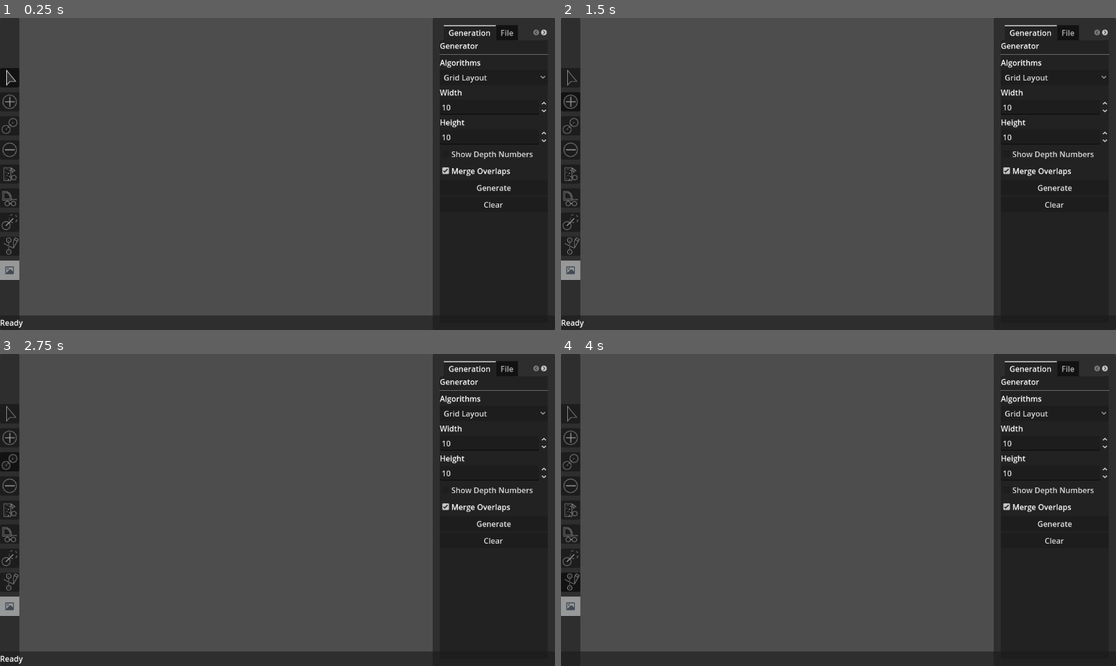
Above: before the commit, frames 1-4 (two rows, left to right).
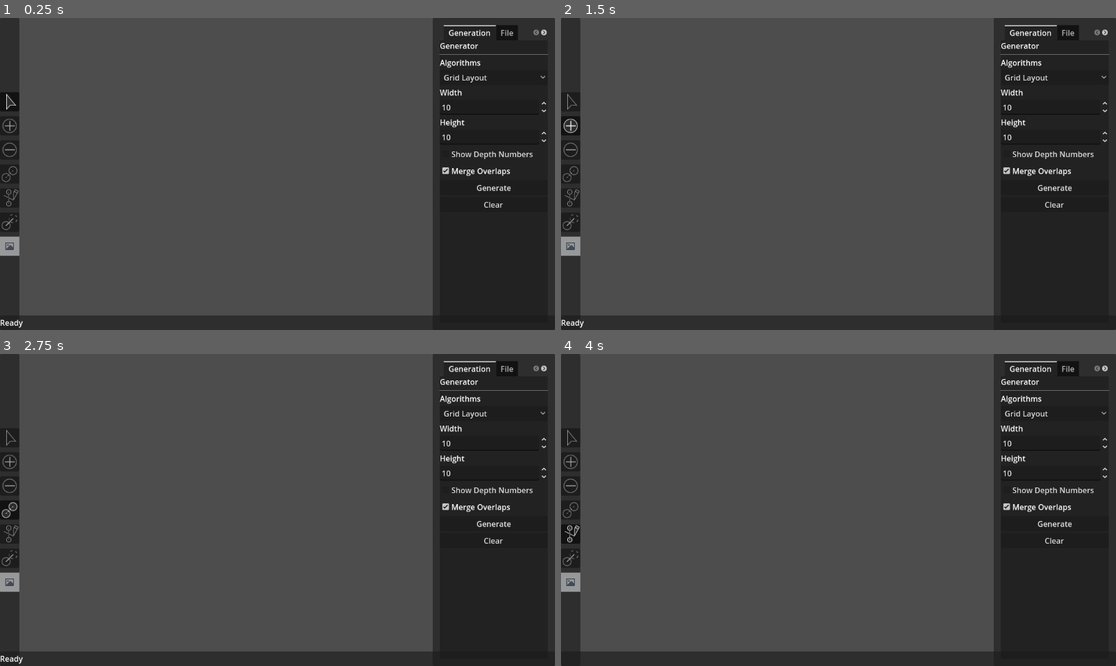
Above: after the commit, the same moments.

Repository: Code-SorceryLab/Procedural-Graph-Tools
Game: Godot game, scene res://scenes/game_player.tscn
The game is run twice, just before and just after one commit, with the same random seed, the same clock (stepped at 60 frames per second) and the same inputs.
Inputs (mouse positions are in pixels of both pictures, inside the frame that each line leads up to; where the layout moved, square brackets give the same spot in the first picture):
- Up to frame 1 (0.25 s): no input
- Up to frame 2 (1.5 s): click (572, 102) [572, 77] at 0.5 s; click (572, 127) [572, 102] at 1.25 s
- Up to frame 3 (2.75 s): click (11, 510) [11, 463] at 2 s
- Up to frame 4 (4 s): click (572, 510) at 2.77 s; click (572, 534) [572, 581] at 3.5 s

The runs differ from the first frame. In frame 1, 0.9% of the frame differs, in the area x 0-4%, y 16-84%; in frame 2, 0.7%; in frame 3, 0.7%; in frame 4, 0.7%.

Commit message:
ToolBar Button keybinds rework

Diff:
--- a/graph-tools/project.godot
+++ b/graph-tools/project.godot
@@ -14,3 +14,78 @@
 run/main_scene="uid://b4kjmis7vpbxa"
 config/features=PackedStringArray("4.5", "Forward Plus")
 config/icon="res://icon.svg"
+
+[input]
+
+tool_select={
+"deadzone": 0.2,
+"events": [Object(InputEventKey,"resource_local_to_scene":false,"resource_name":"","device":-1,"window_id":0,"alt_pressed":false,"shift_pressed":false,"ctrl_pressed":false,"meta_pressed":false,"pressed":false,"keycode":0,"physical_keycode":49,"key_label":0,"unicode":49,"location":0,"echo":false,"script":null)
+]
+}
+tool_add={
+"deadzone": 0.2,
+"events": [Object(InputEventKey,"resource_local_to_scene":false,"resource_name":"","device":-1,"window_id":0,"alt_pressed":false,"shift_pressed":false,"ctrl_pressed":false,"meta_pressed":false,"pressed":false,"keycode":0,"physical_keycode":50,"key_label":0,"unicode":50,"location":0,"echo":false,"script":null)
+]
+}
+tool_delete={
+"deadzone": 0.2,
+"events": [Object(InputEventKey,"resource_local_to_scene":false,"resource_name":"","device":-1,"window_id":0,"alt_pressed":false,"shift_pressed":false,"ctrl_pressed":false,"meta_pressed":false,"pressed":false,"keycode":0,"physical_keycode":51,"key_label":0,"unicode":51,"location":0,"echo":false,"script":null)
+]
+}
+tool_connect={
+"deadzone": 0.2,
+"events": [Object(InputEventKey,"resource_local_to_scene":false,"resource_name":"","device":-1,"window_id":0,"alt_pressed":false,"shift_pressed":false,"ctrl_pressed":false,"meta_pressed":false,"pressed":false,"keycode":0,"physical_keycode":52,"key_label":0,"unicode":52,"location":0,"echo":false,"script":null)
+]
+}
+edit_copy={
+"deadzone": 0.2,
+"events": [Object(InputEventKey,"resource_local_to_scene":false,"resource_name":"","device":-1,"window_id":0,"alt_pressed":false,"shift_pressed":false,"ctrl_pressed":true,"meta_pressed":false,"pressed":false,"keycode":0,"physical_keycode":67,"key_label":0,"unicode":0,"location":0,"echo":false,"script":null)
+]
+}
+edit_cut={
+"deadzone": 0.2,
+"events": [Object(InputEventKey,"resource_local_to_scene":false,"resource_name":"","device":-1,"window_id":0,"alt_pressed":false,"shift_pressed":false,"ctrl_pressed":true,"meta_pressed":false,"pressed":false,"keycode":0,"physical_keycode":88,"key_label":0,"unicode":0,"location":0,"echo":false,"script":null)
+]
+}
+edit_paste={
+"deadzone": 0.2,
+"events": [Object(InputEventKey,"resource_local_to_scene":false,"resource_name":"","device":-1,"window_id":0,"alt_pressed":false,"shift_pressed":false,"ctrl_pressed":true,"meta_pressed":false,"pressed":false,"keycode":0,"physical_keycode":86,"key_label":0,"unicode":0,"location":0,"echo":false,"script":null)
+]
+}
+edit_delete={
+"deadzone": 0.2,
+"events": [Object(InputEventKey,"resource_local_to_scene":false,"resource_name":"","device":-1,"window_id":0,"alt_pressed":false,"shift_pressed":false,"ctrl_pressed":false,"meta_pressed":false,"pressed":false,"keycode":0,"physical_keycode":4194308,"key_label":0,"unicode":0,"location":0,"echo":false,"script":null)
+, Object(InputEventKey,"resource_local_to_scene":false,"resource_name":"","device":-1,"window_id":0,"alt_pressed":false,"shift_pressed":false,"ctrl_pressed":false,"meta_pressed":false,"pressed":false,"keycode":0,"physical_keycode":4194312,"key_label":0,"unicode":0,"location":0,"echo":false,"script":null)
+]
+}
+file_save={
+"deadzone": 0.2,
+"events": [Object(InputEventKey,"resource_local_to_scene":false,"resource_name":"","device":-1,"window_id":0,"alt_pressed":false,"shift_pressed":false,"ctrl_pressed":true,"meta_pressed":false,"pressed":false,"keycode":0,"physical_keycode":83,"key_label":0,"unicode":0,"location":0,"echo":false,"script":null)
+]
+}
+file_undo={
+"deadzone": 0.2,
+"events": [Object(InputEventKey,"resource_local_to_scene":false,"resource_name":"","device":-1,"window_id":0,"alt_pressed":false,"shift_pressed":false,"ctrl_pressed":true,"meta_pressed":false,"pressed":false,"keycode":0,"physical_keycode":90,"key_label":0,"unicode":0,"location":0,"echo":false,"script":null)
+]
+}
+file_redo={
+"deadzone": 0.2,
+"events": [Object(InputEventKey,"resource_local_to_scene":false,"resource_name":"","device":-1,"window_id":0,"alt_pressed":false,"shift_pressed":false,"ctrl_pressed":true,"meta_pressed":false,"pressed":false,"keycode":0,"physical_keycode":89,"key_label":0,"unicode":0,"location":0,"echo":false,"script":null)
+, Object(InputEventKey,"resource_local_to_scene":false,"resource_name":"","device":-1,"window_id":0,"alt_pressed":false,"shift_pressed":true,"ctrl_pressed":true,"meta_pressed":false,"pressed":false,"keycode":0,"physical_keycode":90,"key_label":0,"unicode":0,"location":0,"echo":false,"script":null)
+]
+}
+tool_cut={
+"deadzone": 0.2,
+"events": [Object(InputEventKey,"resource_local_to_scene":false,"resource_name":"","device":-1,"window_id":0,"alt_pressed":false,"shift_pressed":false,"ctrl_pressed":false,"meta_pressed":false,"pressed":false,"keycode":0,"physical_keycode":53,"key_label":0,"unicode":53,"location":0,"echo":false,"script":null)
+]
+}
+tool_paint={
+"deadzone": 0.2,
+"events": [Object(InputEventKey,"resource_local_to_scene":false,"resource_name":"","device":-1,"window_id":0,"alt_pressed":false,"shift_pressed":false,"ctrl_pressed":false,"meta_pressed":false,"pressed":false,"keycode":0,"physical_keycode":54,"key_label":0,"unicode":54,"location":0,"echo":false,"script":null)
+]
+}
+tool_type={
+"deadzone": 0.2,
+"events": [Object(InputEventKey,"resource_local_to_scene":false,"resource_name":"","device":-1,"window_id":0,"alt_pressed":false,"shift_pressed":false,"ctrl_pressed":false,"meta_pressed":false,"pressed":false,"keycode":0,"physical_keycode":55,"key_label":0,"unicode":55,"location":0,"echo":false,"script":null)
+]
+}
--- a/graph-tools/scenes/toolbar.tscn
+++ b/graph-tools/scenes/toolbar.tscn
@@ -21,30 +21,22 @@
 layout_mode = 2
 tool_id = 1
 
-[node name="BtnConnect" parent="ToolContainer" instance=ExtResource("1_i3mxx")]
+[node name="BtnDelete" parent="ToolContainer" instance=ExtResource("1_i3mxx")]
 layout_mode = 2
 tool_id = 2
 
-[node name="BtnDelete" parent="ToolContainer" instance=ExtResource("1_i3mxx")]
+[node name="BtnConnect" parent="ToolContainer" instance=ExtResource("1_i3mxx")]
 layout_mode = 2
 tool_id = 3
 
-[node name="BtnRectangle" parent="ToolContainer" instance=ExtResource("1_i3mxx")]
+[node name="BtnCut" parent="ToolContainer" instance=ExtResource("1_i3mxx")]
 layout_mode = 2
 tool_id = 4
 
-[node name="BtnMeasure" parent="ToolContainer" instance=ExtResource("1_i3mxx")]
+[node name="BtnPaint" parent="ToolContainer" instance=ExtResource("1_i3mxx")]
 layout_mode = 2
 tool_id = 5
 
-[node name="BtnPaint" parent="ToolContainer" instance=ExtResource("1_i3mxx")]
+[node name="BtnPropertyPaint" parent="ToolContainer" instance=ExtResource("1_i3mxx")]
 layout_mode = 2
 tool_id = 6
-
-[node name="BtnCut" parent="ToolContainer" instance=ExtResource("1_i3mxx")]
-layout_mode = 2
-tool_id = 7
-
-[node name="BtnPropertyPaint" parent="ToolContainer" instance=ExtResource("1_i3mxx")]
-layout_mode = 2
-tool_id = 8
--- a/graph-tools/scripts/controllers/toolbar_controller.gd
+++ b/graph-tools/scripts/controllers/toolbar_controller.gd
@@ -10,18 +10,28 @@
 
 # --- INITIALIZATION ---
 func _ready() -> void:
-	# Connect the custom signal from the Toolbar component
-	toolbar.tool_changed.connect(_on_tool_changed)
+	# 1. UI -> Logic (User Clicks Button)
+	toolbar.tool_changed.connect(_on_ui_tool_changed)
+
+	# 2. Logic -> UI (User Presses Shortcut Key 1-7)
+	# This ensures the button highlights even if we didn't click it
+	graph_editor.active_tool_changed.connect(_on_editor_tool_changed)
 
 # --- EVENT HANDLERS ---
-func _on_tool_changed(tool_id: int, _tool_name: String) -> void:
-	# 1. Update the Editor's State Machine
+
+# Flow: UI Click -> Controller -> Editor Logic
+func _on_ui_tool_changed(tool_id: int, _tool_name: String) -> void:
 	graph_editor.set_active_tool(tool_id)
 
-	# 2. (Optional) Update UI context
+	# Optional: Update context menus / sidebars
+	_update_context_options(tool_id)
+
+# Flow: Editor Logic (Shortcut) -> Controller -> UI Visuals
+func _on_editor_tool_changed(tool_id: int) -> void:
+	# We update the VISUALS of the toolbar without triggering the logic again
+	# (Your Toolbar.gd 'set_active_tool' handles this safe update)
+	toolbar.set_active_tool(tool_id)
 	_update_context_options(tool_id)
 
 func _update_context_options(_tool_id: int) -> void:
-	# Placeholder: If you later want the sidebar to change when selecting "Rectangle",
-	# you would implement that logic here (or emit a signal for another controller).
 	pass
--- a/graph-tools/scripts/editor/graph_tool_manager.gd
+++ b/graph-tools/scripts/editor/graph_tool_manager.gd
@@ -15,11 +15,9 @@
 func set_active_tool(tool_id: int) -> void:
 	print("ToolManager: Switching to tool ", tool_id)
 
-	# 1. Cleanup the old tool
 	if current_tool:
 		current_tool.exit()
 
-	# 2. Instantiate the new tool
 	match tool_id:
 		GraphSettings.Tool.SELECT:
 			current_tool = GraphToolSelect.new(_editor)
@@ -39,14 +37,17 @@
 			push_warning("ToolManager: Unknown tool ID %d. Defaulting to Select." % tool_id)
 			current_tool = GraphToolSelect.new(_editor)
 
-	# 3. Initialize the new tool
 	if current_tool:
 		current_tool.enter()
 
 # ==============================================================================
-# 2. INPUT ROUTING
+# 2. INPUT ROUTING (Simplified)
 # ==============================================================================
 func handle_input(event: InputEvent) -> void:
+	# PURE DELEGATION: No shortcut checking here!
+	# The InputHandler now takes care of "Choosing" the tool.
+	# We only care about "Using" it.
+
 	if current_tool:
 		current_tool.handle_input(event)
 
--- a/graph-tools/scripts/graph_editor.gd
+++ b/graph-tools/scripts/graph_editor.gd
@@ -6,10 +6,14 @@
 signal selection_changed(selected_nodes: Array[String])
 signal edge_selection_changed(selected_edges: Array)
 signal request_save_graph(graph: Graph)
+signal graph_modified
 
 # Signal to notify UI (e.g. StatusBar) when a tool wants to display info
 signal status_message_changed(message: String)
-signal graph_modified
+signal active_tool_changed(tool_id: int)
+
+
+
 
 # --- REFERENCES ---
 @onready var renderer: GraphRenderer = $Renderer
@@ -41,6 +45,7 @@
 # --- HISTORY STATE ---
 var history: GraphHistory
 var clipboard: GraphClipboard
+var input_handler: GraphInputHandler
 
 # ==============================================================================
 # 1. INITIALIZATION & SETUP
@@ -78,7 +83,10 @@
 
 	# Initialize History
 	history = GraphHistory.new(graph)
+
+	# Initialize Sub-systems
 	clipboard = GraphClipboard.new(self)
+	input_handler = GraphInputHandler.new(self, clipboard)
 
 	# Initialize Manager
 	tool_manager = GraphToolManager.new(self)
@@ -93,6 +101,7 @@
 # ==============================================================================
 func set_active_tool(tool_id: int) -> void:
 	tool_manager.set_active_tool(tool_id)
+	active_tool_changed.emit(tool_id) # Triggers the UI update
 
 func send_status_message(message: String) -> void:
 	status_message_changed.emit(message)
@@ -101,64 +110,14 @@
 # 3. INPUT ROUTING
 # ==============================================================================
 func _unhandled_input(event: InputEvent) -> void:
-	# 1. Handle Global Shortcuts first
-	if event is InputEventKey and event.pressed:
-		_handle_global_shortcuts(event)
-
-	# 2. Delegate to Manager
-	tool_manager.handle_input(event)
-
-func _handle_global_shortcuts(event: InputEventKey) -> void:
-	if not event.pressed:
-		return
-
-	# --- CTRL SHORTCUTS ---
-	if event.ctrl_pressed:
-		match event.keycode:
-			KEY_S:
-				request_save_graph.emit(graph)
-				get_viewport().set_input_as_handled()
-
-			KEY_Z:
-				if event.shift_pressed:
-					redo()
-				else:
-					undo()
-				get_viewport().set_input_as_handled()
-
-			KEY_Y:
-				redo()
-				get_viewport().set_input_as_handled()
-
-			KEY_C:
-				clipboard.copy()
-				get_viewport().set_input_as_handled()
-
-			KEY_X:
-				clipboard.cut()
-				get_viewport().set_input_as_handled()
-
-			KEY_V:
-				clipboard.paste()
-				get_viewport().set_input_as_handled()
-
-	# --- STANDARD SHORTCUTS (No Ctrl) ---
-	else:
-		match event.keycode:
-			KEY_F:
-				_center_camera_on_graph()
-				# We generally don't consume 'F' as it might be used by UI focus
-
-			KEY_DELETE:
-				if not selected_nodes.is_empty():
-					var batch = CmdBatch.new(graph, "Delete Selection")
-					for id in selected_nodes:
-						var cmd = CmdDeleteNode.new(graph, id)
-						batch.add_command(cmd)
-
-					_commit_command(batch)
-					_reset_local_state()
-					get_viewport().set_input_as_handled()
+	# 1. Global Shortcuts (Delegated to Handler)
+	input_handler.handle_input(event)
+
+	# 2. Tool Logic (Delegated to Manager)
+	# Only pass input if the Handler didn't already consume it (like a hotkey)
+	if not get_viewport().is_input_handled():
+		tool_manager.handle_input(event)
+
 
 
 # ==============================================================================
--- a/graph-tools/scripts/graph_settings.gd
+++ b/graph-tools/scripts/graph_settings.gd
@@ -111,22 +111,21 @@
 # ==============================================================================
 # 6. TOOL DEFINITIONS
 # ==============================================================================
-enum Tool { SELECT, ADD_NODE, CONNECT, DELETE, RECTANGLE, MEASURE, PAINT, CUT, TYPE_PAINT }
+# Reordered to match Input Map Keys (1 through 7)
+enum Tool { SELECT, ADD_NODE, DELETE, CONNECT, CUT, PAINT, TYPE_PAINT }
 
 const ICON_PLACEHOLDER = "res://assets/icons/tool_placeholder.svg"
 
+# The order here is purely visual for us; the keys (enum) map to the values.
 static var TOOL_DATA: Dictionary = {
-	Tool.SELECT:     { "name": "Select", "shortcut": KEY_V, "icon_path": "res://assets/icons/tool_select.png" },
-	Tool.ADD_NODE:   { "name": "Add Node", "shortcut": KEY_N, "icon_path": "res://assets/icons/tool_add.png" },
-	Tool.CONNECT:    { "name": "Connect", "shortcut": KEY_C, "icon_path": "res://assets/icons/tool_connect.png" },
-	Tool.DELETE:     { "name": "Delete", "shortcut": KEY_X, "icon_path": "res://assets/icons/tool_delete.png" },
-	Tool.RECTANGLE:  { "name": "Rectangle Select", "shortcut": KEY_R, "icon_path": "res://assets/icons/tool_rect.png" },
-	Tool.MEASURE:    { "name": "Measure", "shortcut": KEY_M, "icon_path": "res://assets/icons/tool_measure.png" },
-	Tool.PAINT:      { "name": "Paint Brush", "shortcut": KEY_P, "icon_path": "res://assets/icons/tool_paint.png" },
-	Tool.CUT:        { "name": "Knife Cut", "shortcut": KEY_K, "icon_path": "res://assets/icons/tool_cut.png" },
-	Tool.TYPE_PAINT: { "name": "Type Brush", "shortcut": KEY_T, "icon_path": "res://assets/icons/tool_type.png" }
+	Tool.SELECT:     { "name": "Select",     "action": "tool_select",  "icon_path": "res://assets/icons/tool_select.png" },
+	Tool.ADD_NODE:   { "name": "Add Node",   "action": "tool_add",     "icon_path": "res://assets/icons/tool_add.png" },
+	Tool.DELETE:     { "name": "Delete",     "action": "tool_delete",  "icon_path": "res://assets/icons/tool_delete.png" },
+	Tool.CONNECT:    { "name": "Connect",    "action": "tool_connect", "icon_path": "res://assets/icons/tool_connect.png" },
+	Tool.CUT:        { "name": "Knife Cut",  "action": "tool_cut",     "icon_path": "res://assets/icons/tool_cut.png" },
+	Tool.PAINT:      { "name": "Paint",      "action": "tool_paint",   "icon_path": "res://assets/icons/tool_paint.png" },
+	Tool.TYPE_PAINT: { "name": "Type Brush", "action": "tool_type",    "icon_path": "res://assets/icons/tool_type.png" }
 }
-
 # ==============================================================================
 # 7. COMMAND DEFINITIONS
 # ==============================================================================
@@ -151,12 +150,32 @@
 static func get_tool_name(tool_id: int) -> String:
 	return TOOL_DATA.get(tool_id, {}).get("name", "Unknown")
 
+
+static func get_shortcut_string(tool_id: int) -> String:
+	var action = TOOL_DATA.get(tool_id, {}).get("action", "")
+	if action == "": return ""
+
+	var events = InputMap.action_get_events(action)
+	if events.is_empty(): return ""
+
+	for event in events:
+		if event is InputEventKey:
+			# 1. Try to get the localized label (Best for UX, e.g. handles QWERTY vs AZERTY)
+			var label = event.as_text_key_label()
+
+			# 2. If Godot fails to resolve the label, FALL BACK to the raw keycode
+			if label == "" or label == "(Unset)":
+				# This forces it to read the physical keycode directly (e.g., "1", "Delete")
+				label = OS.get_keycode_string(event.physical_keycode)
+
+			return label
+
+	return ""
+
 static func get_shortcut_keycode(tool_id: int) -> int:
 	return TOOL_DATA.get(tool_id, {}).get("shortcut", KEY_NONE)
 
-static func get_shortcut_string(tool_id: int) -> String:
-	var code = get_shortcut_keycode(tool_id)
-	return OS.get_keycode_string(code) if code != KEY_NONE else ""
+
 
 # --- LEGEND HELPERS ---
 
--- a/graph-tools/scripts/tool_button.gd
+++ b/graph-tools/scripts/tool_button.gd
@@ -15,14 +15,23 @@
 	var key_str = GraphSettings.get_shortcut_string(tool_id)
 	var icon_tex = GraphSettings.get_tool_icon(tool_id)
 
+	# --- DIAGNOSTIC PRINT (Remove after fixing) ---
+	print("DEBUG ToolButton [", tool_id, "]:")
+	print(" > Name: '", name_str, "'")
+	print(" > Key: '", key_str, "'")
+	# ---------------------------------------------
+
 	# 2. SETUP ICON
 	if icon_tex and icon_rect:
 		icon_rect.texture = icon_tex
 
-	# 3. SETUP TOOLTIP (The only place text appears now!)
+	# 3. SETUP TOOLTIP
 	var tooltip = name_str
-	if key_str != "":
+
+	# We suspect key_str might be literally "((unset))"
+	if key_str != "" and key_str != "((unset))":
 		tooltip += " (%s)" % key_str
+
 	self.tooltip_text = tooltip
 
 	# 4. REMOVE TEXT (Just in case the button property has text)
--- a/graph-tools/scripts/toolbar.gd
+++ b/graph-tools/scripts/toolbar.gd
@@ -1,11 +1,8 @@
-# toolbar.gd
 extends PanelContainer
 class_name Toolbar
 
-# Signal emitted when tool changes
+# Signal emitted when the UI button is clicked manually
 signal tool_changed(tool_id: int, tool_name: String)
-
-
 
 var current_tool: int = GraphSettings.Tool.SELECT
 var tool_buttons: Array[ToolButton] = []
@@ -19,54 +16,28 @@
 			tool_buttons.append(child)
 			child.pressed.connect(_on_tool_button_pressed.bind(child.tool_id))
 
+			# REMOVED: Tooltip/Icon logic.
+			# REASON: ToolButton.gd handles this itself in its own _ready() function.
+
 	# Set initial active tool
 	set_active_tool(GraphSettings.Tool.SELECT)
 
 func _on_tool_button_pressed(tool_id: int) -> void:
-	# Deselect all other buttons
-	for button in tool_buttons:
-		if button.tool_id != tool_id:
-			button.set_active(false)
+	# Update internal UI state
+	_update_button_visuals(tool_id)
 
-	# Update current tool
+	# Notify the system
+	tool_changed.emit(tool_id, GraphSettings.get_tool_name(tool_id))
+
+# Public API: Called by external scripts (like GraphEditor shortcuts)
+func set_active_tool(tool_id: int) -> void:
+	_update_button_visuals(tool_id)
+
+func _update_button_visuals(tool_id: int) -> void:
 	current_tool = tool_id
-	tool_changed.emit(tool_id, _get_tool_name(tool_id))
 
-	# Print for debugging (remove later)
-	print("Tool changed to: ", _get_tool_name(tool_id))
-
-func set_active_tool(tool_id: int) -> void:
-	# Find and activate the corresponding button
 	for button in tool_buttons:
 		if button.tool_id == tool_id:
 			button.set_active(true)
-			current_tool = tool_id
-			tool_changed.emit(tool_id, _get_tool_name(tool_id))
 		else:
 			button.set_active(false)
-
-func _get_tool_name(tool_id: int) -> String:
-	match tool_id:
-		GraphSettings.Tool.SELECT: return "Select"
-		GraphSettings.Tool.ADD_NODE: return "Add Node"
-		GraphSettings.Tool.CONNECT: return "Connect"
-		GraphSettings.Tool.DELETE: return "Delete"
-		GraphSettings.Tool.RECTANGLE: return "Rectangle Select"
-		GraphSettings.Tool.MEASURE: return "Measure"
-		#GraphSettings.Tool.PAN: return "Pan"
-		GraphSettings.Tool.PAINT: return "Paint Brush"
-		GraphSettings.Tool.TYPE_PAINT: return "Type Brush"
-		_: return "Unknown"
-
-func _input(event: InputEvent) -> void:
-	if event is InputEventKey and event.pressed and not event.echo:
-
-		# Iterate through our data registry
-		for t_id in GraphSettings.TOOL_DATA:
-			var data = GraphSettings.TOOL_DATA[t_id]
-
-			# Check if the key matches the tool's shortcut
-			if event.keycode == data.get("shortcut", KEY_NONE):
-				set_active_tool(t_id)
-				get_viewport().set_input_as_handled()
-				return
--- /dev/null
+++ b/graph-tools/scripts/utils/graph_input_handler.gd
@@ -0,0 +1,80 @@
+class_name GraphInputHandler
+extends RefCounted
+
+var _editor: GraphEditor
+var _clipboard: GraphClipboard
+
+func _init(editor: GraphEditor, clipboard: GraphClipboard) -> void:
+	_editor = editor
+	_clipboard = clipboard
+
+func handle_input(event: InputEvent) -> void:
+	# Optimization: Only process key presses
+	if not event is InputEventKey or not event.pressed:
+		return
+
+	# 1. VIEW OPERATIONS
+	if event.keycode == KEY_F:
+		_editor._center_camera_on_graph()
+
+	# 2. FILE OPERATIONS
+	if event.is_action_pressed("file_save"):
+		_editor.request_save_graph.emit(_editor.graph)
+		_editor.get_viewport().set_input_as_handled()
+		return
+
+	if event.is_action_pressed("file_undo"):
+		_editor.undo()
+		_editor.get_viewport().set_input_as_handled()
+		return
+
+	if event.is_action_pressed("file_redo"):
+		_editor.redo()
+		_editor.get_viewport().set_input_as_handled()
+		return
+
+	# 3. CLIPBOARD OPERATIONS
+	if event.is_action_pressed("edit_copy"):
+		_clipboard.copy()
+		_editor.get_viewport().set_input_as_handled()
+		return
+
+	if event.is_action_pressed("edit_cut"):
+		_clipboard.cut()
+		_editor.get_viewport().set_input_as_handled()
+		return
+
+	if event.is_action_pressed("edit_paste"):
+		_clipboard.paste()
+		_editor.get_viewport().set_input_as_handled()
+		return
+
+	if event.is_action_pressed("edit_delete"):
+		_handle_delete()
+		return
+
+	# 4. TOOL SWITCHING (Dynamic)
+	_handle_tool_switching(event)
+
+# --- INTERNAL HELPERS ---
+
+func _handle_delete() -> void:
+	if not _editor.selected_nodes.is_empty():
+		var batch = CmdBatch.new(_editor.graph, "Delete Selection")
+		for id in _editor.selected_nodes:
+			batch.add_command(CmdDeleteNode.new(_editor.graph, id))
+
+		_editor._commit_command(batch)
+		_editor._reset_local_state()
+		_editor.get_viewport().set_input_as_handled()
+
+func _handle_tool_switching(event: InputEvent) -> void:
+	# Iterate through settings to find if a tool action was pressed
+	for tool_id in GraphSettings.TOOL_DATA:
+		var action = GraphSettings.TOOL_DATA[tool_id].get("action", "")
+
+		if action != "" and event.is_action_pressed(action):
+			# Calls Editor -> Emits Signal -> Updates UI
+			_editor.set_active_tool(tool_id)
+			_editor.get_viewport().set_input_as_handled()
+			return
Not shown, added: graph-tools/scripts/utils/graph_input_handler.gd.uid
Not shown, added: graph-tools/scenes/game_player.tscn10181327176.tmp
